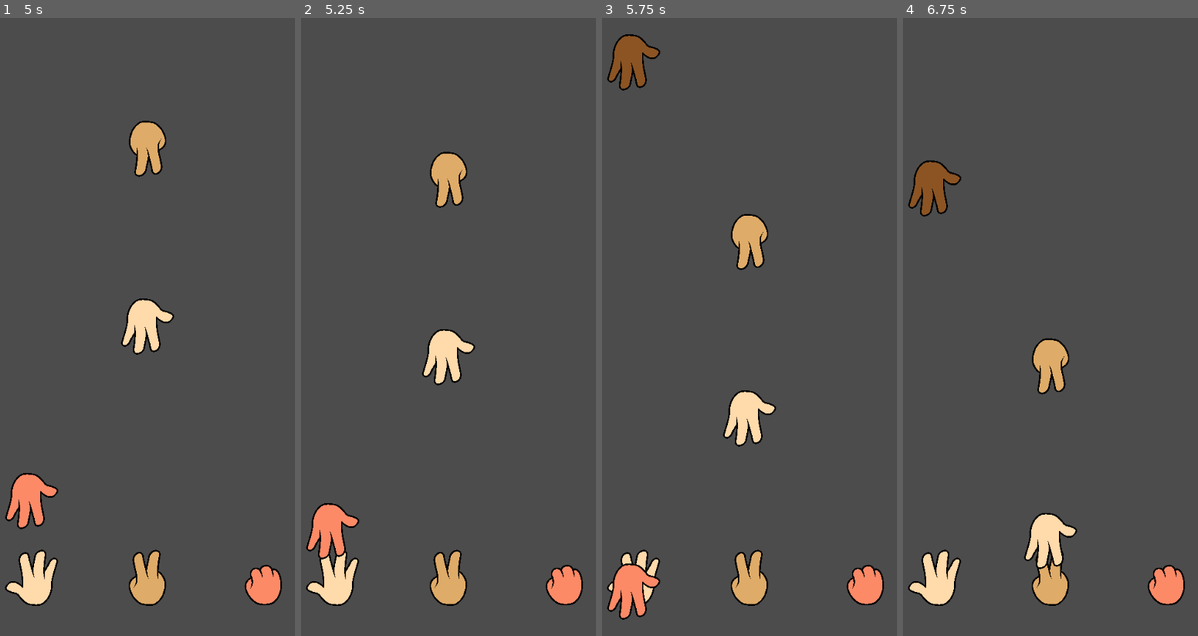
Above: before the commit, frames 1-4 (left to right).
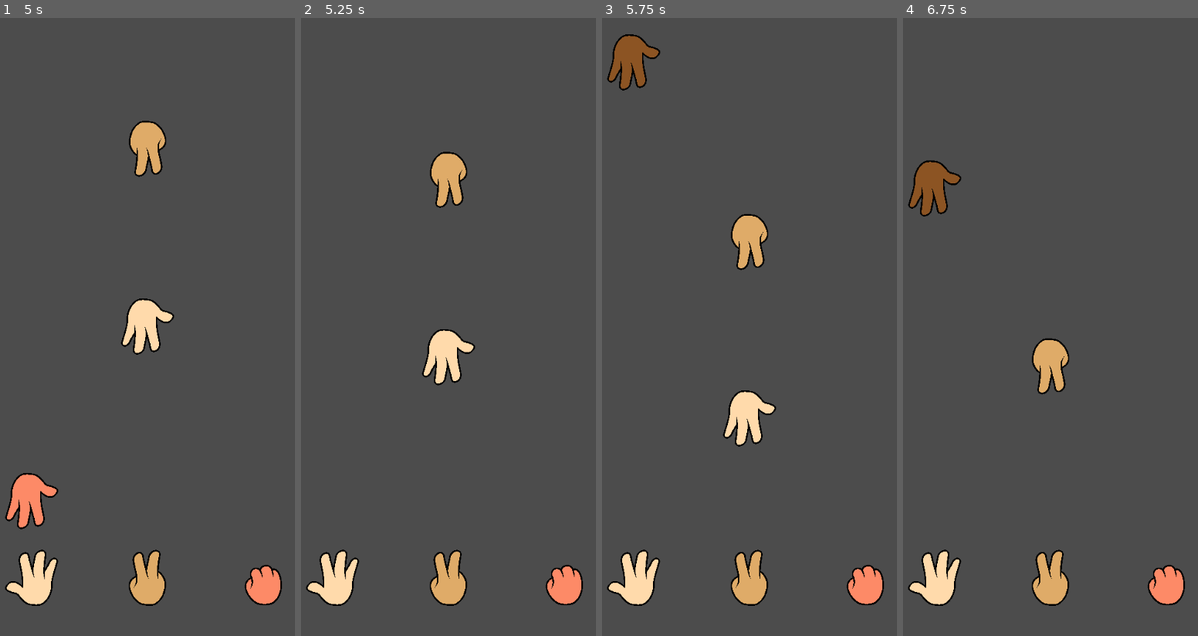
Above: after the commit, the same moments.

Repository: armancs12/RPS
Game: Godot game, scene res://scenes/Game.tscn
Two runs of this game, one before a commit and one after it. Both use one fixed random seed, a clock stepped at 60 frames per second and the inputs below. The project has no main scene, so this scene is started directly.
Inputs (mouse positions are in pixels of both pictures, inside the frame that each line leads up to):
- Up to frame 1 (5 s): tap Enter at 0.5 s; move the mouse to (32, 580) at 0.52 s; click (32, 580) at 0.67 s; move the mouse to (147, 580) at 1.27 s; click (147, 580) at 1.42 s; move the mouse to (262, 580) at 2.02 s; click (262, 580) at 2.17 s; move the mouse to (129, 450) at 2.77 s; click (129, 450) at 2.92 s; move the mouse to (250, 419) at 3.52 s; click (250, 419) at 3.67 s; move the mouse to (44, 234) at 4.27 s; click (44, 234) at 4.42 s
- Up to frame 2 (5.25 s): move the mouse to (466, 327) at 5.02 s; click (466, 327) at 5.17 s
- Up to frame 3 (5.75 s): no input
- Up to frame 4 (6.75 s): move the mouse to (997, 172) at 5.77 s; click (997, 172) at 5.92 s; move the mouse to (1127, 296) at 6.52 s; click (1127, 296) at 6.67 s

Frame 1 is identical in both runs. In frame 2, 1.0% of the frame differs, in the area x 1-20%, y 78-88%; in frame 3, 1.0%; in frame 4, 1.0%.

Commit message:
Score functionality is added.

Diff:
--- a/objects/PlayerHand/Encounterer.gd
+++ b/objects/PlayerHand/Encounterer.gd
@@ -3,6 +3,7 @@
 var player: Hand
 
 signal gameOver
+signal score
 
 enum RESULT {
 	lost = 0,
@@ -15,8 +16,14 @@
 
 func _on_PlayerHand_area_entered(area):
 	if typeof(area) == typeof(Hand):
-		if !checkThrow(player, area):
-			print("lost!")
+		var result = checkThrow(player, area)
+		if result == RESULT.win:
+			area.queue_free()
+			emit_signal("score")
+		elif result == RESULT.draw:
+			area.queue_free()
+		else:
+			print(self.name, ": ", "Game Over!")
 			emit_signal("gameOver")
 
 func checkThrow(var hand1: Hand, var hand2: Hand) -> int:
--- a/objects/PlayerHand/PlayerHand.gd
+++ b/objects/PlayerHand/PlayerHand.gd
@@ -1,10 +1,12 @@
 extends Hand
 
 signal gameOver
+signal score
 
 func _enter_tree():
 	$ChangeHandRequests.connect("changeHand", self, "onChangeHand")
 	$Encounterer.connect("gameOver", self, "onGameOver")
+	$Encounterer.connect("score", self, "onScore")
 
 func _ready():
 	getHand(index)
@@ -15,3 +17,6 @@
 
 func onGameOver():
 	emit_signal("gameOver")
+
+func onScore():
+	emit_signal("score")
--- a/scenes/Game.gd
+++ b/scenes/Game.gd
@@ -1,9 +1,19 @@
 extends Node2D
+
+var score: int
 
 func _enter_tree():
 	$PlayerHand.connect("gameOver", self, "onGameOver")
 	$PlayerHand2.connect("gameOver", self, "onGameOver")
 	$PlayerHand3.connect("gameOver", self, "onGameOver")
 
+	$PlayerHand.connect("score", self, "onScore")
+	$PlayerHand2.connect("score", self, "onScore")
+	$PlayerHand3.connect("score", self, "onScore")
+
 func onGameOver():
 	get_tree().reload_current_scene()
+
+func onScore():
+	score += 1
+	print(self.name, ": ", "Score: ", score)
